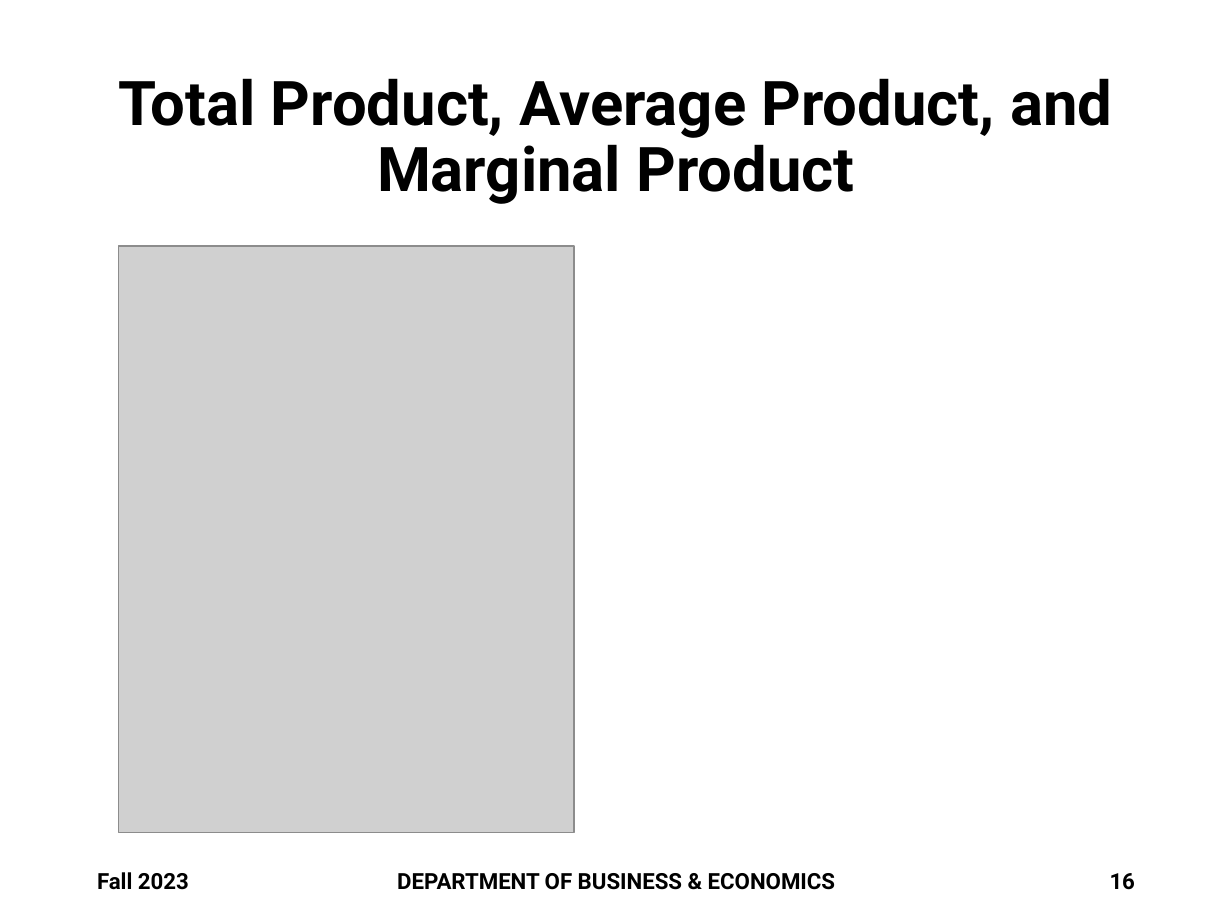
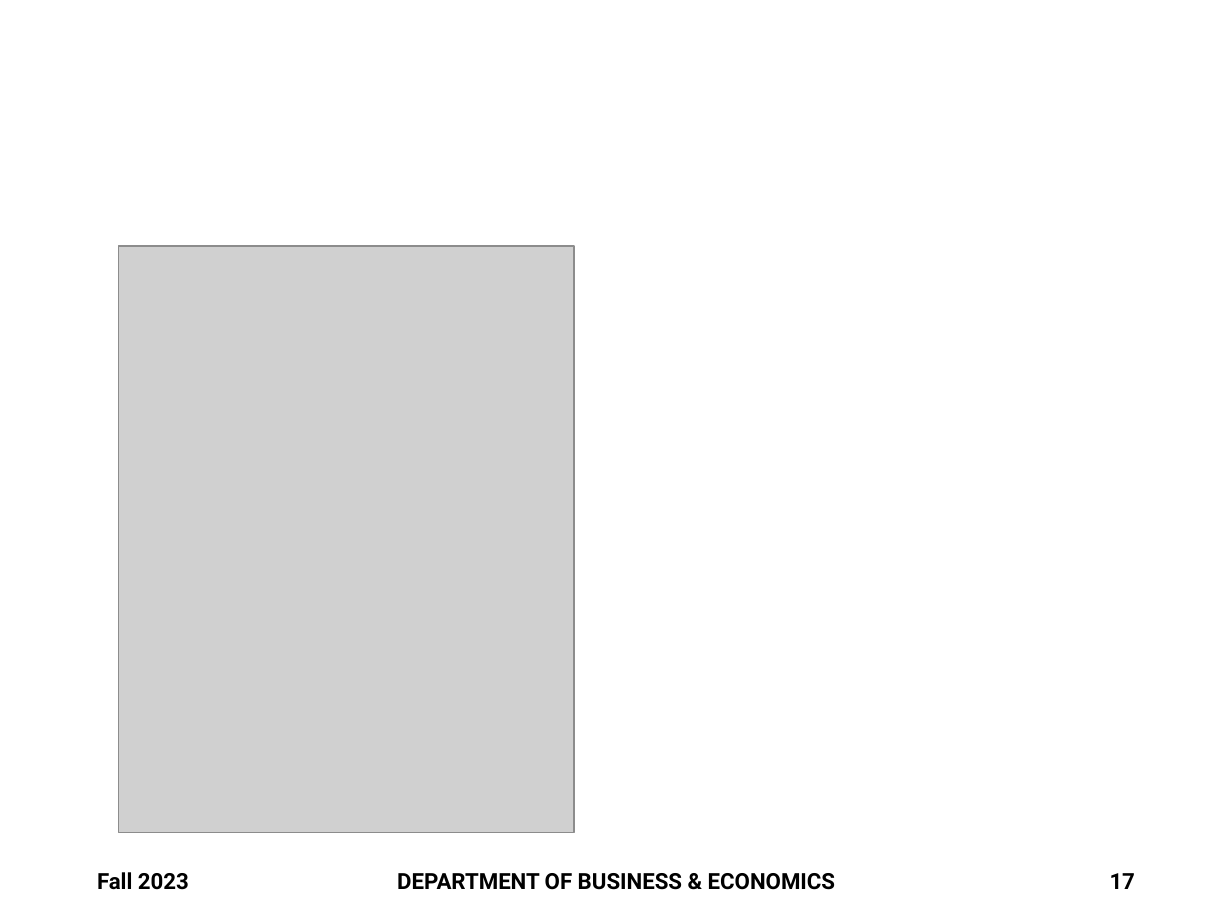
Before and after one commit to brianhwpark/brianhwpark.github.io, a slide deck: slide 17 of files/teaching-resources/monmouthcollege-econ-300/ECON300-LEC17.pptx (slide 16 before the commit). Drawn at 1232x924 pixels with LibreOffice and Linux fonts; fonts in the diff are those of the drawing; grey boxes stand for pictures; background and template pictures are left out. Boxes give left, top, right and bottom in pixels: in the first picture for what was removed or moved away, otherwise in the second. Text is boxed around its words. In the diff, an @@ line names an element or a change of style, - is before the commit and + after.

```diff
--- a/files/teaching-resources/monmouthcollege-econ-300/ECON300-LEC17.pptx
+++ b/files/teaching-resources/monmouthcollege-econ-300/ECON300-LEC17.pptx
@@ title removed at (x1=119, y1=78, x2=1112, y2=204) @@
-Total Product, Average Product, and Marginal Product
@@ page number at (x1=1110, y1=873, x2=1135, y2=889): text changed @@
-16
+17
```
Also in this commit, not shown: 7 other slides changed, 2 slides added, 3 other files.
